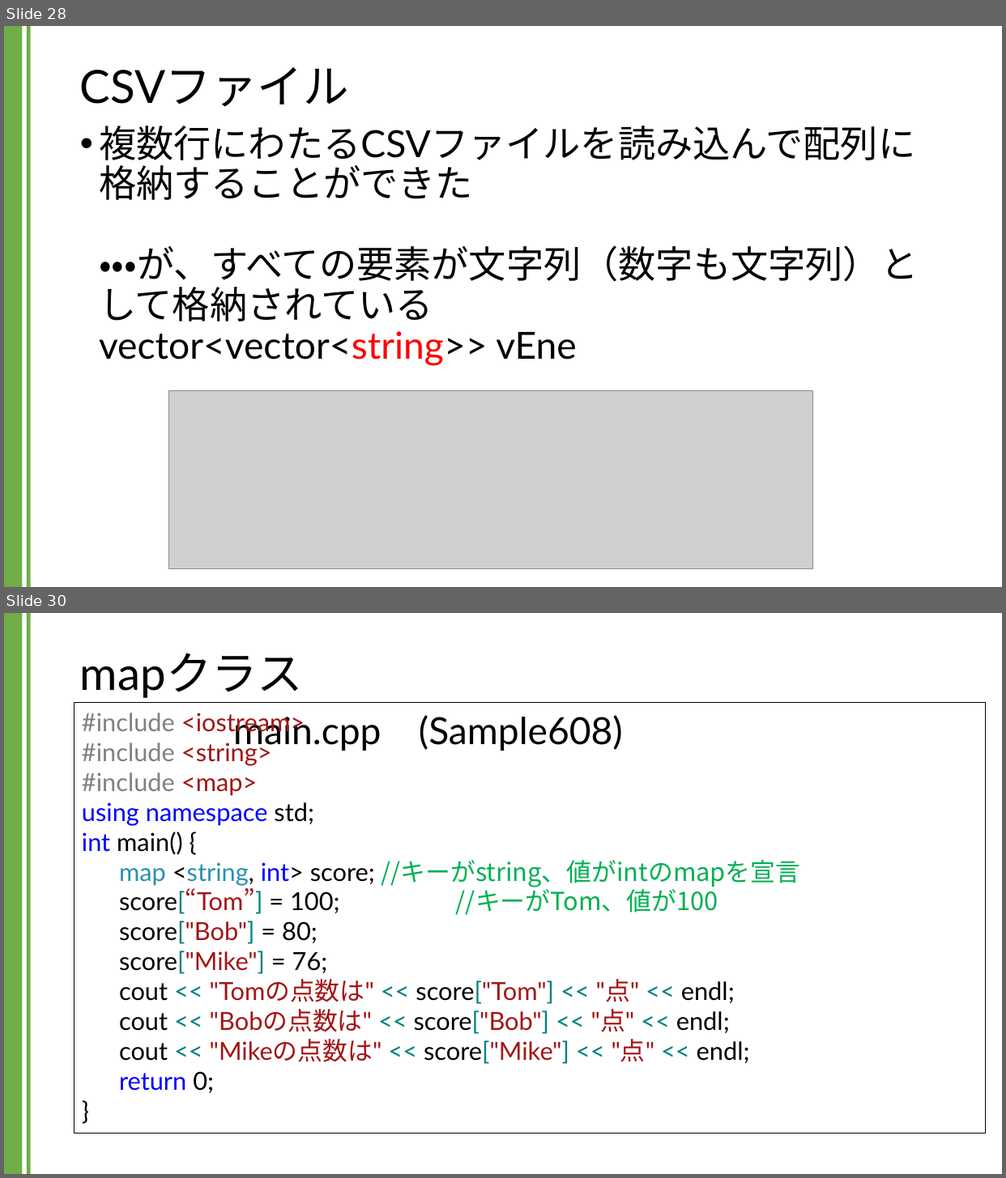
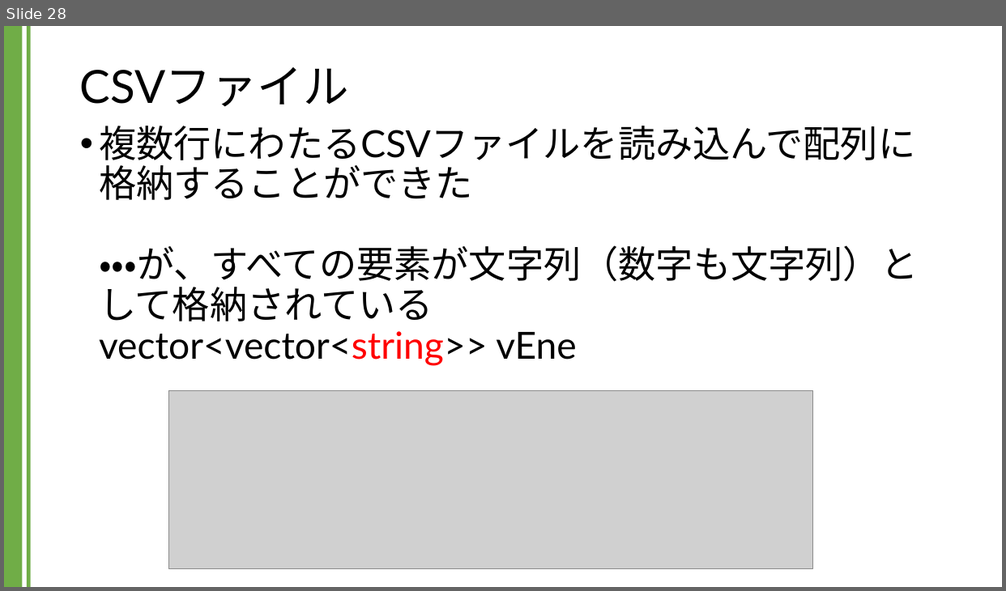
Before and after one commit to kic-murata/cpp2024, a slide deck: 授業資料/講義資料：CSVファイル.pptx. Shown one above the other, each under a label of ours: slides 28 and 30 before the commit, slide 28 after it; the slides between them are not shown. The pictures are 1006x1178 and 1006x591 pixels, drawn with LibreOffice and Linux fonts; fonts in the diff are those of the drawing; grey boxes stand for pictures. Boxes give left, top, right and bottom in pixels: in the first picture for what was removed or moved away, otherwise in the second. Text is boxed around its words. In the diff, an @@ line names an element or a change of style, - is before the commit and + after.

```diff
--- a/授業資料/講義資料：CSVファイル.pptx
+++ b/授業資料/講義資料：CSVファイル.pptx
@@ slide 30 removed at (4, 613, 1002, 1174), background #FFFFFF; not listed: 2 template elements that a slide beside it also shows @@
@@ title removed at (80, 653, 303, 698) @@
-mapクラス
@@ rectangle removed at (74, 703, 987, 1134) @@
-#include <iostream>
-#include <string>
-#include <map>
-using namespace std;
-int main() {
-map <string, int> score; //キーがstring、値がintのmapを宣言
-score[“Tom”] = 100; //キーがTom、値が100
-score["Bob"] = 80;
-score["Mike"] = 76;
-cout << "Tomの点数は" << score["Tom"] << "点" << endl;
-cout << "Bobの点数は" << score["Bob"] << "点" << endl;
-cout << "Mikeの点数は" << score["Mike"] << "点" << endl;
-return 0;
-}
@@ text removed at (233, 715, 623, 751) @@
-main.cpp (Sample608)
```
Also in this commit, not shown: 14 slides changed, 6 slides added, 10 other slides removed.
